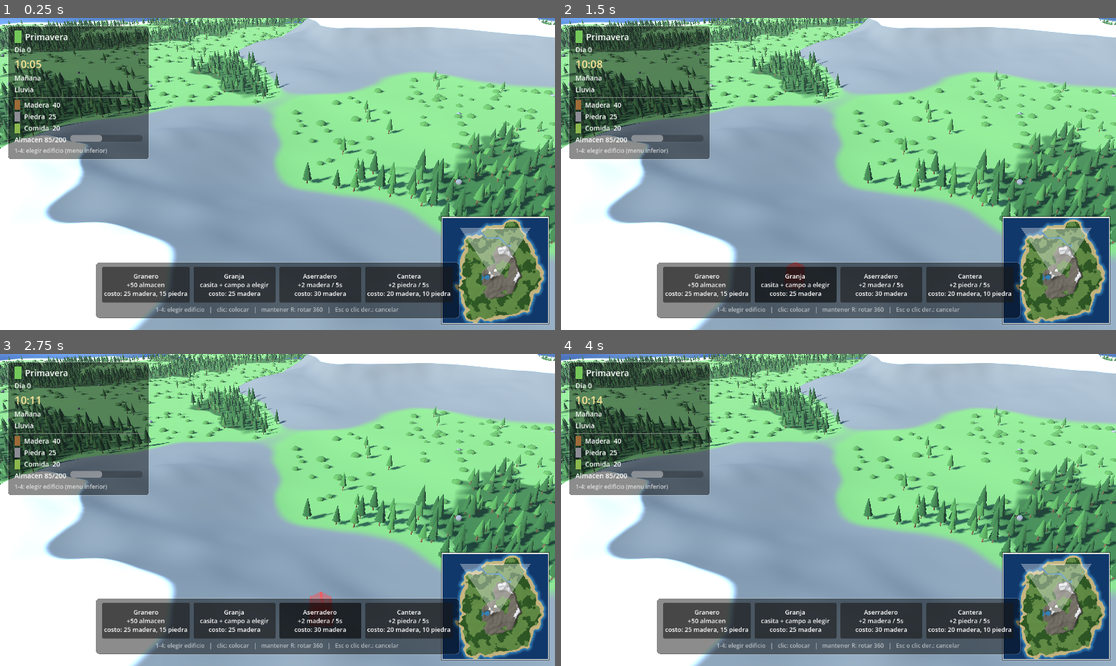
Above: before the commit, frames 1-4 (two rows, left to right).
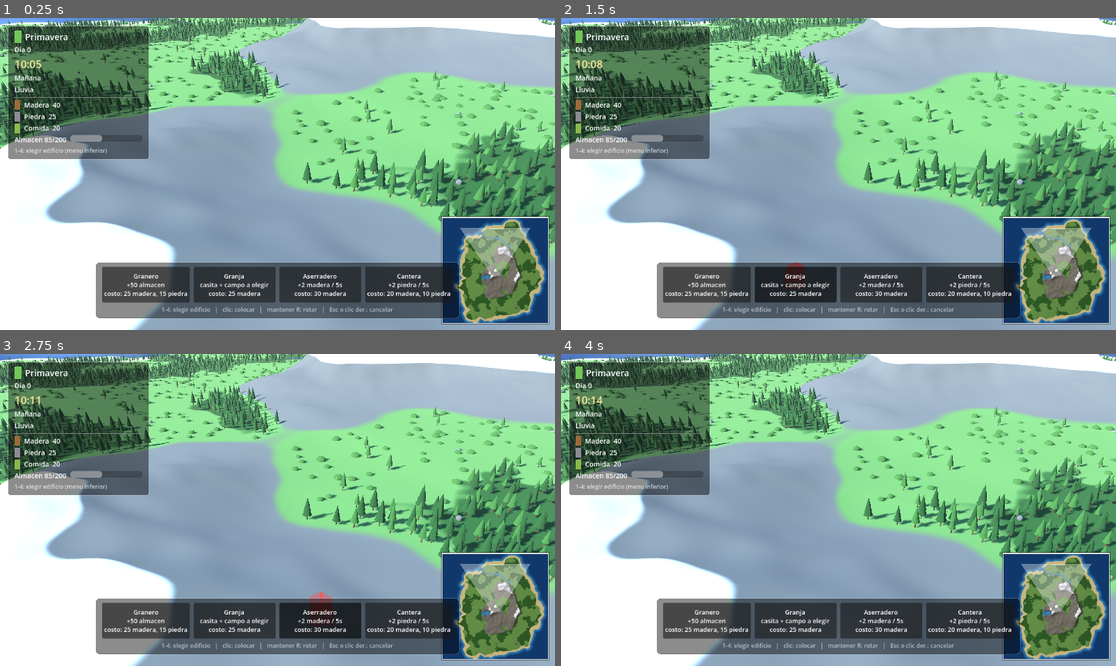
Above: after the commit, the same moments.

Repository: Juanlucg/AgeOfTowns3D
Game: Godot game, scene res://scenes/Main.tscn
The game is run twice, just before and just after one commit, with the same random seed, the same clock (stepped at 60 frames per second) and the same inputs.
Inputs (mouse positions are in pixels of both pictures, inside the frame that each line leads up to):
- Up to frame 1 (0.25 s): no input
- Up to frame 2 (1.5 s): click "Granero +50 almacen costo: 25…" at 0.5 s; click "Granja casita + campo a elegi…" at 1.25 s
- Up to frame 3 (2.75 s): click "Aserradero +2 madera / 5s cos…" at 2 s
- Up to frame 4 (4 s): click "Cantera +2 piedra / 5s costo:…" at 2.75 s; tap Enter at 3.5 s; drag from (838, 510) to (894, 441) at 3.52 s

The runs differ from the first frame. In frame 1, 0.3% of the frame differs, in the area x 28-72%, y 92-95%; in frame 2, 0.3%; in frame 3, 0.3%; in frame 4, 0.3%, in the area x 28-72%, y 21-95%.

Commit message:
Fix: cuadrados azules de particulas (rain/snow) y eliminates hierba del campo
- Particulas lluvia/nieve: visible=false al inicio, solo se muestra cuando hay weather activo
- Eliminado codigo de hierba/vegetacion de las vallas (pendiente de rediseñar)

Diff:
--- a/scripts/BuildMenu.gd
+++ b/scripts/BuildMenu.gd
@@ -54,7 +54,7 @@
 		_buttons[t] = b
 
 	_hint = Label.new()
-	_hint.text = "1-4: elegir edificio   |   clic: colocar   |   mantener R: rotar 360   |   Esc o clic der.: cancelar"
+	_hint.text = "1-4: elegir edificio   |   clic: colocar   |   mantener R: rotar   |   Esc o clic der.: cancelar"
 	_hint.add_theme_font_size_override("font_size", 12)
 	_hint.add_theme_color_override("font_color", Color(1, 1, 1, 0.6))
 	_hint.horizontal_alignment = HORIZONTAL_ALIGNMENT_CENTER
--- a/scripts/DayNightCycle.gd
+++ b/scripts/DayNightCycle.gd
@@ -265,6 +265,7 @@
 	p.process_material = pm
 	p.amount = 1
 	p.emitting = false
+	p.visible = false
 	p.lifetime = 2.0
 	p.position = Vector3(half, 30.0, half)
 	p.visibility_aabb = AABB(Vector3(-half, -40.0, -half), Vector3(half * 3.0, 80.0, half * 3.0))
@@ -420,6 +421,10 @@
 		_rain.lifetime = 1.6
 		_rain.amount = int(RAIN_PARTICLES * rain)
 		_rain.emitting = true
+		_rain.visible = true
+	else:
+		_rain.emitting = false
+		_rain.visible = false
 	if snow > 0.001:
 		var pm := _snow.process_material as ParticleProcessMaterial
 		pm.gravity = Vector3(0.0, -3.5, 0.0)
@@ -431,6 +436,10 @@
 		_snow.lifetime = 10.0
 		_snow.amount = int(SNOW_PARTICLES * snow)
 		_snow.emitting = true
+		_snow.visible = true
+	else:
+		_snow.emitting = false
+		_snow.visible = false
 
 
 func _v(c: Color) -> Vector3:
